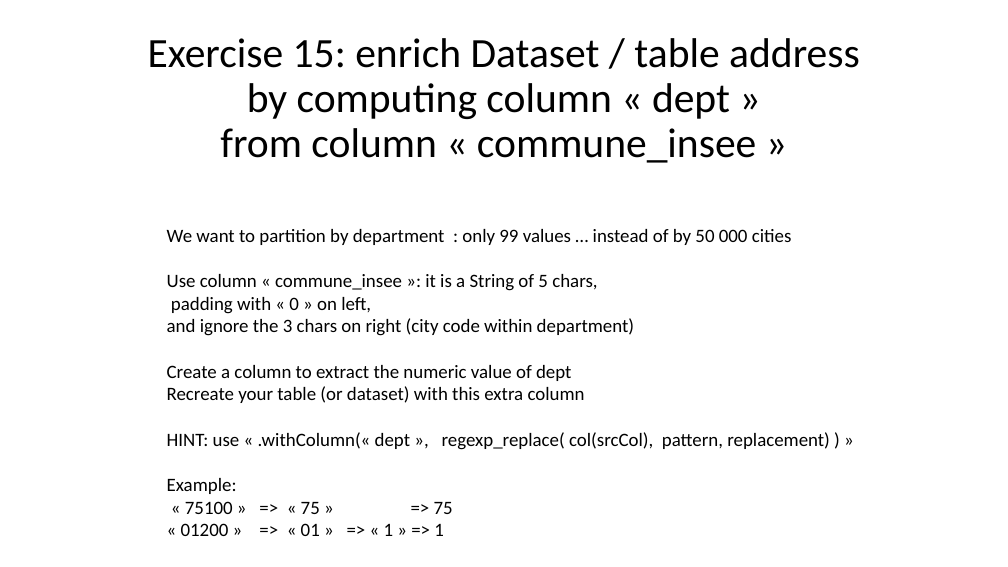
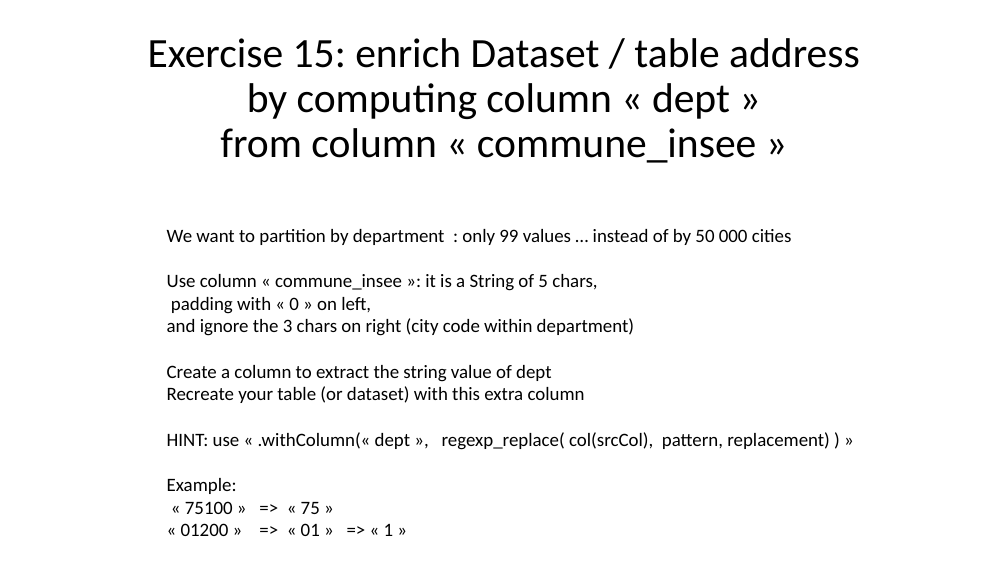
Before and after one commit to Arnaud-Nauwynck/presentations, a slide deck: slide 67 of pres-bigdata/Hands-On/TD3-sql-metastore.pptx (slide 66 before the commit). Drawn at 1008x567 pixels with LibreOffice and Linux fonts; fonts in the diff are those of the drawing. Boxes give left, top, right and bottom in pixels: in the first picture for what was removed or moved away, otherwise in the second. Text is boxed around its words. In the diff, an @@ line names an element or a change of style, - is before the commit and + after.

```diff
--- a/pres-bigdata/Hands-On/TD3-sql-metastore.pptx
+++ b/pres-bigdata/Hands-On/TD3-sql-metastore.pptx
@@ text at [167,365,551,382]: text changed @@
-Create a column to extract the numeric value of dept
+Create a column to extract the string value of dept
@@ text at [181,501,394,536]: text changed @@
-« 75100 » => « 75 » => 75
-« 01200 » => « 01 » => « 1 » => 1
+« 75100 » => « 75 »
+« 01200 » => « 01 » => « 1 »
```
Also in this commit, not shown: 7 other slides changed, 5 slides added, 26 other files.
